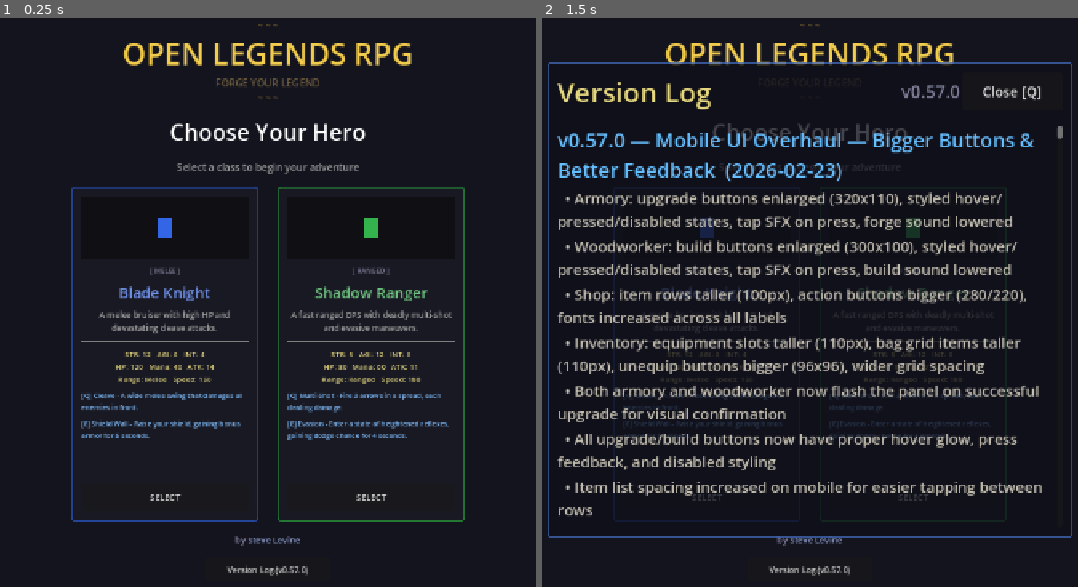
Above: before the commit, frames 1-2 (left to right).
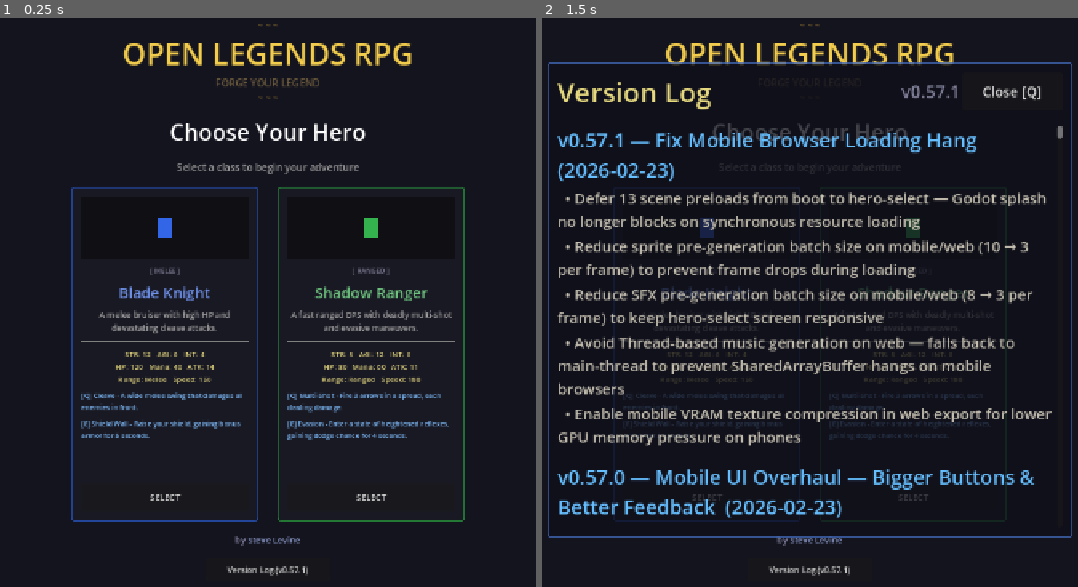
Above: after the commit, the same moments.

Repository: slxny/legends-open-rpg
Game: Godot game, scene res://scenes/main.tscn
The game is run twice, just before and just after one commit, with the same random seed, the same clock (stepped at 60 frames per second) and the same inputs.
Inputs:
- Up to frame 1 (0.25 s): no input
- Up to frame 2 (1.5 s): click "Version Log (v0.57.0)" (after the commit: "Version Log (v0.57.1)") at 0.5 s; click "SELECT" at 1.25 s

The runs differ from the first frame. In frame 1, less than 0.1% of the frame differs, in the area x 56-58%, y 96-98%; in frame 2, 16%, in the area x 2-96%, y 11-98%.

Commit message:
Fix mobile browser loading hang: defer preloads, reduce batch sizes, guard threads
The game would hang on the Godot splash screen on mobile browsers because
13 preload() calls resolved synchronously during boot.  Defers scene loading
to hero selection, reduces sprite/SFX generation batch sizes on mobile/web,
avoids Thread-based music generation on web (SharedArrayBuffer unreliable),
and enables mobile VRAM texture compression.

https://claude.ai/code/session_01TB7j3jugDmGh5rPjBEasaY

Diff:
--- a/scenes/main.gd
+++ b/scenes/main.gd
@@ -1,18 +1,23 @@
 extends Node
 
-var _player_scene: PackedScene = preload("res://scenes/player/player.tscn")
-var _world_scene: PackedScene = preload("res://scenes/world/world.tscn")
-var _hud_scene: PackedScene = preload("res://scenes/ui/hud.tscn")
-var _inventory_scene: PackedScene = preload("res://scenes/ui/inventory_screen.tscn")
-var _shop_scene: PackedScene = preload("res://scenes/ui/shop_dialog.tscn")
-var _armory_scene: PackedScene = preload("res://scenes/ui/armory_dialog.tscn")
-var _tavern_scene: PackedScene = preload("res://scenes/ui/tavern_dialog.tscn")
-var _woodwork_scene: PackedScene = preload("res://scenes/ui/woodworking_dialog.tscn")
-var _hero_stats_scene: PackedScene = preload("res://scenes/ui/hero_stats_panel.tscn")
-var _messages_scene: PackedScene = preload("res://scenes/ui/game_messages.tscn")
-var _center_msg_scene: PackedScene = preload("res://scenes/ui/center_message_system.tscn")
-var _changelog_scene: PackedScene = preload("res://scenes/ui/changelog_dialog.tscn")
-var _pause_menu_scene: PackedScene = preload("res://scenes/ui/pause_menu.tscn")
+# Scenes are loaded on demand when the hero is chosen, not at boot.
+# preload() resolves synchronously when main.tscn loads (while the Godot
+# splash is showing), and 13 packed scenes block mobile browsers long enough
+# to appear frozen.  Using load() inside _on_hero_chosen defers the work
+# until after the splash clears and the hero-select screen is interactive.
+var _player_scene: PackedScene
+var _world_scene: PackedScene
+var _hud_scene: PackedScene
+var _inventory_scene: PackedScene
+var _shop_scene: PackedScene
+var _armory_scene: PackedScene
+var _tavern_scene: PackedScene
+var _woodwork_scene: PackedScene
+var _hero_stats_scene: PackedScene
+var _messages_scene: PackedScene
+var _center_msg_scene: PackedScene
+var _changelog_scene: PackedScene
+var _pause_menu_scene: PackedScene
 
 @onready var hero_select: Control = $HeroSelect
 
@@ -96,6 +101,22 @@
 	_game_started = true
 	# Remove hero selection screen
 	hero_select.queue_free()
+
+	# Load scenes now — deferred from boot to game-start so the Godot splash
+	# doesn't block on 13 synchronous preloads (fixes mobile browser hang).
+	_player_scene = load("res://scenes/player/player.tscn")
+	_world_scene = load("res://scenes/world/world.tscn")
+	_hud_scene = load("res://scenes/ui/hud.tscn")
+	_inventory_scene = load("res://scenes/ui/inventory_screen.tscn")
+	_shop_scene = load("res://scenes/ui/shop_dialog.tscn")
+	_armory_scene = load("res://scenes/ui/armory_dialog.tscn")
+	_tavern_scene = load("res://scenes/ui/tavern_dialog.tscn")
+	_woodwork_scene = load("res://scenes/ui/woodworking_dialog.tscn")
+	_hero_stats_scene = load("res://scenes/ui/hero_stats_panel.tscn")
+	_messages_scene = load("res://scenes/ui/game_messages.tscn")
+	_center_msg_scene = load("res://scenes/ui/center_message_system.tscn")
+	_changelog_scene = load("res://scenes/ui/changelog_dialog.tscn")
+	_pause_menu_scene = load("res://scenes/ui/pause_menu.tscn")
 
 	# Start game
 	GameManager.start_game()
--- a/scenes/ui/changelog_dialog.gd
+++ b/scenes/ui/changelog_dialog.gd
@@ -9,9 +9,21 @@
 var _is_visible: bool = false
 var _is_mobile: bool = false
 
-const GAME_VERSION := "v0.57.0"
+const GAME_VERSION := "v0.57.1"
 
 const CHANGELOG: Array[Dictionary] = [
+	{
+		"version": "v0.57.1",
+		"title": "Fix Mobile Browser Loading Hang",
+		"date": "2026-02-23",
+		"entries": [
+			"Defer 13 scene preloads from boot to hero-select — Godot splash no longer blocks on synchronous resource loading",
+			"Reduce sprite pre-generation batch size on mobile/web (10 → 3 per frame) to prevent frame drops during loading",
+			"Reduce SFX pre-generation batch size on mobile/web (8 → 3 per frame) to keep hero-select screen responsive",
+			"Avoid Thread-based music generation on web — falls back to main-thread to prevent SharedArrayBuffer hangs on mobile browsers",
+			"Enable mobile VRAM texture compression in web export for lower GPU memory pressure on phones",
+		]
+	},
 	{
 		"version": "v0.57.0",
 		"title": "Mobile UI Overhaul — Bigger Buttons & Better Feedback",
--- a/scripts/autoloads/audio_manager.gd
+++ b/scripts/autoloads/audio_manager.gd
@@ -53,12 +53,31 @@
 		return
 	if not has_method("_gen_" + music_name):
 		return
+	# On web, Thread requires SharedArrayBuffer which may not be available on
+	# mobile browsers (coi-serviceworker hasn't activated yet, or the browser
+	# restricts it).  Fall back to main-thread generation via call_deferred
+	# to avoid hanging.
+	if OS.has_feature("web"):
+		call_deferred("_deferred_gen_music", music_name)
+		return
 	# If a generation thread is already running, queue this track
 	if _music_gen_thread != null:
 		_music_gen_queued = music_name
 		return
 	_music_gen_thread = Thread.new()
 	_music_gen_thread.start(_threaded_gen_music.bind(music_name))
+
+## Web fallback: generate music on the main thread via call_deferred.
+## This will cause a brief hitch but avoids Thread/SharedArrayBuffer issues
+## that can hang mobile browsers entirely.
+func _deferred_gen_music(music_name: String) -> void:
+	var method_name = "_gen_" + music_name
+	if has_method(method_name):
+		var stream = call(method_name)
+		_music_cache[music_name] = stream
+		_music_player.stream = stream
+		_music_player.volume_db = _music_volume_db
+		_music_player.play()
 
 func _threaded_gen_music(music_name: String) -> void:
 	var method_name = "_gen_" + music_name
@@ -229,12 +248,15 @@
 		"death_demon_knight", "death_ancient_golem", "death_shadow_wraith",
 		"death_dragon_whelp", "death_infernal"]
 	var batch: int = 0
+	var per_frame: int = 8
+	if OS.has_feature("web") or OS.has_feature("mobile"):
+		per_frame = 3
 	for sfx_name in sfx_names:
 		if _sfx_cache.has(sfx_name):
 			continue
 		_ensure_sfx(sfx_name)
 		batch += 1
-		if batch >= 8:
+		if batch >= per_frame:
 			batch = 0
 			await get_tree().process_frame
 
--- a/scripts/autoloads/sprite_generator.gd
+++ b/scripts/autoloads/sprite_generator.gd
@@ -26,13 +26,17 @@
 ## select screen so everything is cached before the world loads.
 func _pregenerate_async() -> void:
 	var batch: int = 0
-	const PER_FRAME: int = 10  # Larger batches to finish pre-gen faster
+	# Mobile/web CPUs are much slower — keep batches small to avoid
+	# frame drops that make the splash or hero-select screen appear frozen.
+	var per_frame: int = 10
+	if OS.has_feature("web") or OS.has_feature("mobile"):
+		per_frame = 3
 	for sprite_name in _all_sprite_names():
 		if textures.has(sprite_name):
 			continue
 		_gen_or_load(sprite_name)
 		batch += 1
-		if batch >= PER_FRAME:
+		if batch >= per_frame:
 			batch = 0
 			await get_tree().process_frame
 
Not shown, changed: export_presets.cfg
